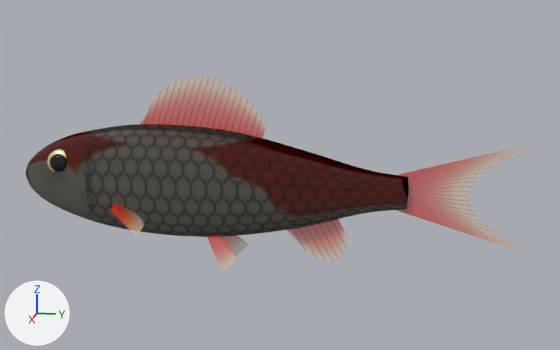
One commit to the glTF model models/wakin_3.glb: the scene before it, then after it.
One viewpoint serves both versions: a 50 mm camera at (1.398, 0.301, 0.372) aimed at (-0.007, 0.02, 0.021). Every picture has the same lights, and +X, +Y and +Z are marked at lower left. The first picture is the older version. Where no turn or scale is listed for an object, it has been applied to the vertices.

Before the edit, the objects in view are built like this:
```python
mat_body = bpy.data.materials.new('body')
mat_body.use_nodes = True; mat_body.node_tree.nodes.clear()
_N = mat_body.node_tree.nodes; _L = mat_body.node_tree.links
n0 = _N.new('ShaderNodeBsdfPrincipled'); n0.name = 'Principled BSDF'
n0.inputs[1].default_value = 0.06  # 'Metallic'
n0.inputs[2].default_value = 0.4  # 'Roughness'
n1 = _N.new('ShaderNodeOutputMaterial'); n1.name = 'Material Output'
n2 = _N.new('ShaderNodeTexImage'); n2.name = 'Image Texture'
n2.image = img_wakin_3_body
n3 = _N.new('ShaderNodeNormalMap'); n3.name = 'Normal Map'
n3.uv_map = 'UVMap'
n4 = _N.new('ShaderNodeTexImage'); n4.name = 'Image Texture.001'
n4.image = img_wakin_3_normal
_L.new(n0.outputs[0], n1.inputs[0])  # 'BSDF' to 'Surface'
_L.new(n2.outputs[0], n0.inputs[0])  # 'Color' to 'Base Color'
_L.new(n3.outputs[0], n0.inputs[5])  # 'Normal' to 'Normal'
_L.new(n4.outputs[0], n3.inputs[1])  # 'Color' to 'Color'
me_body = bpy.data.meshes.new('body')
me_body.from_pydata(...)  # 2882 vertices, 5760 faces; spans x -0.057..0.057, y -0.383..0.383, z -0.109..0.109
me_body.materials.append(mat_body)
me_fins = bpy.data.meshes.new('fins')
me_fins.from_pydata(...)  # 654 vertices, 1060 faces; spans x -0.096..0.096, y -0.389..0.389, z -0.186..0.186
me_fins.materials.append(mat_fin)  # picture img_wakin_3_fin
ob_body = bpy.data.objects.new('body', me_body)
ob_body.location = (0.0, -0.121, 0.001)
ob_fins = bpy.data.objects.new('fins', me_fins)
ob_fins.location = (0.0, 0.087, 0.02)
```
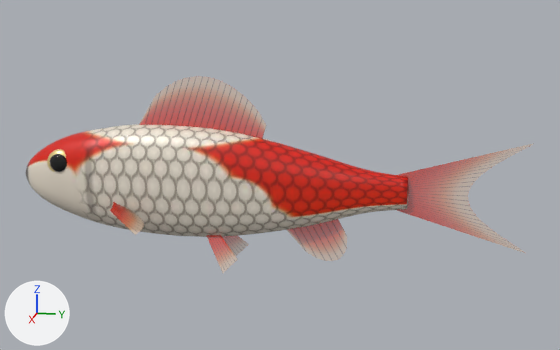
Edits to the scene script, one JSON object a line:
```json
{"op": "remove", "block": "mat_body", "code": "n3 = _N.new('ShaderNodeNormalMap'); n3.name = 'Normal Map'"}
{"op": "remove", "block": "mat_body", "code": "n3.uv_map = 'UVMap'"}
{"op": "remove", "block": "mat_body", "code": "n4 = _N.new('ShaderNodeTexImage'); n4.name = 'Image Texture.001'"}
{"op": "remove", "block": "mat_body", "code": "n4.image = img_wakin_3_normal"}
{"block": "mat_body", "where": "n0 = _N.new('ShaderNodeBsdfPrincipled'); n0.name = 'Principled BSDF'"}
{"op": "remove", "block": "mat_body", "code": "_L.new(n3.outputs[0], n0.inputs[5])  # 'Normal' to 'Normal'"}
{"op": "remove", "block": "mat_body", "code": "_L.new(n4.outputs[0], n3.inputs[1])  # 'Color' to 'Color'"}
```

What differs and where, as boxes (x1, y1, x2, y2) in the pictures (560 x 350 px):
```json
{"object": "body", "change": "surface changed", "before": [26, 124, 409, 237], "after": [26, 124, 409, 237], "on screen": "lighter"}
```
